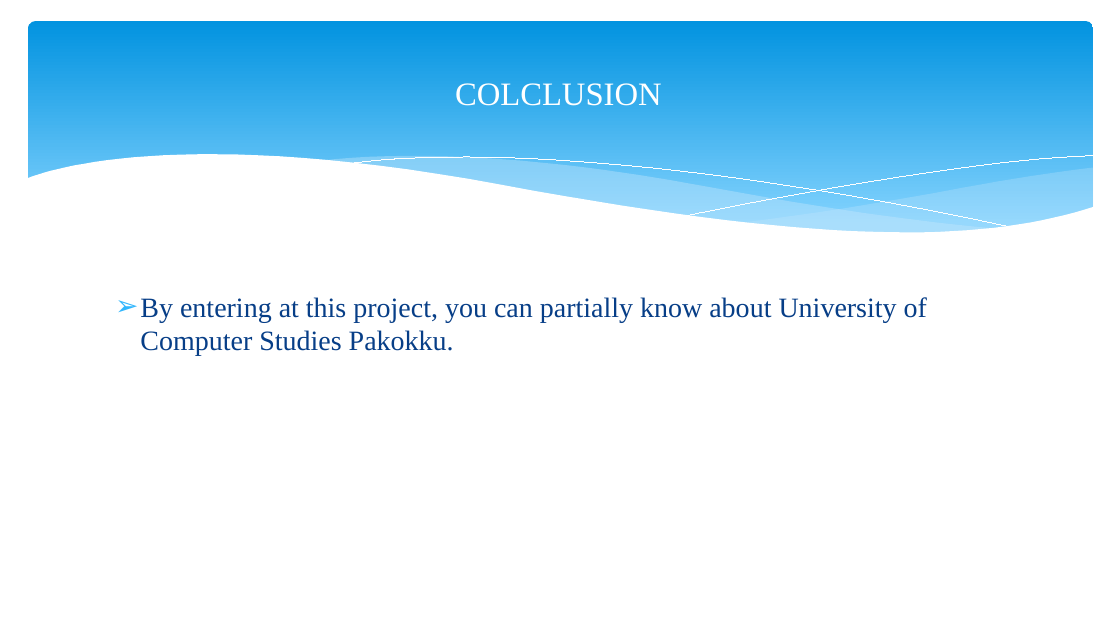
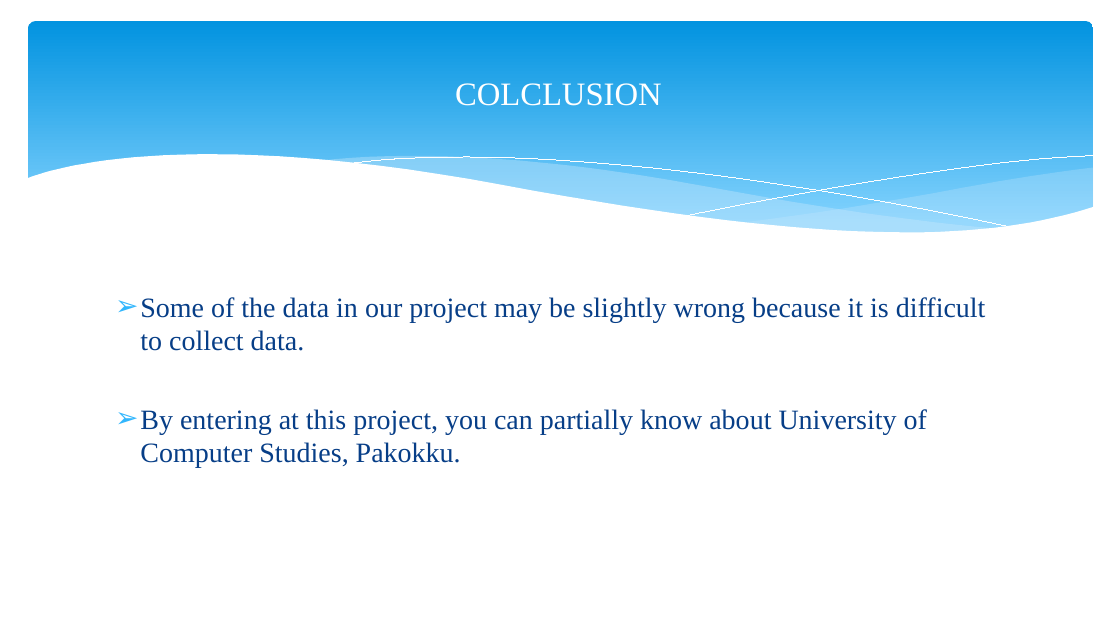
Before and after one commit to akwhtun/University-Of-Computer-Studies, a slide deck: slide 7 of University of Computer Studies, Pakokku.pptx. Drawn at 1120x630 pixels with LibreOffice and Linux fonts; fonts in the diff are those of the drawing. Boxes give left, top, right and bottom in pixels: in the first picture for what was removed or moved away, otherwise in the second. Text is boxed around its words. In the diff, an @@ line names an element or a change of style, - is before the commit and + after.

```diff
--- a/University of Computer Studies, Pakokku.pptx
+++ b/University of Computer Studies, Pakokku.pptx
@@ text at (x1=140, y1=297, x2=986, y2=468): text changed @@
-➢ By entering at this project, you can partially know about University of Computer Studies Pakokku.
+➢ Some of the data in our project may be slightly wrong because it is difficult to collect data.
+➢ By entering at this project, you can partially know about University of Computer Studies, Pakokku.
```
Also in this commit, not shown: 2 other slides changed, 36 other files.
